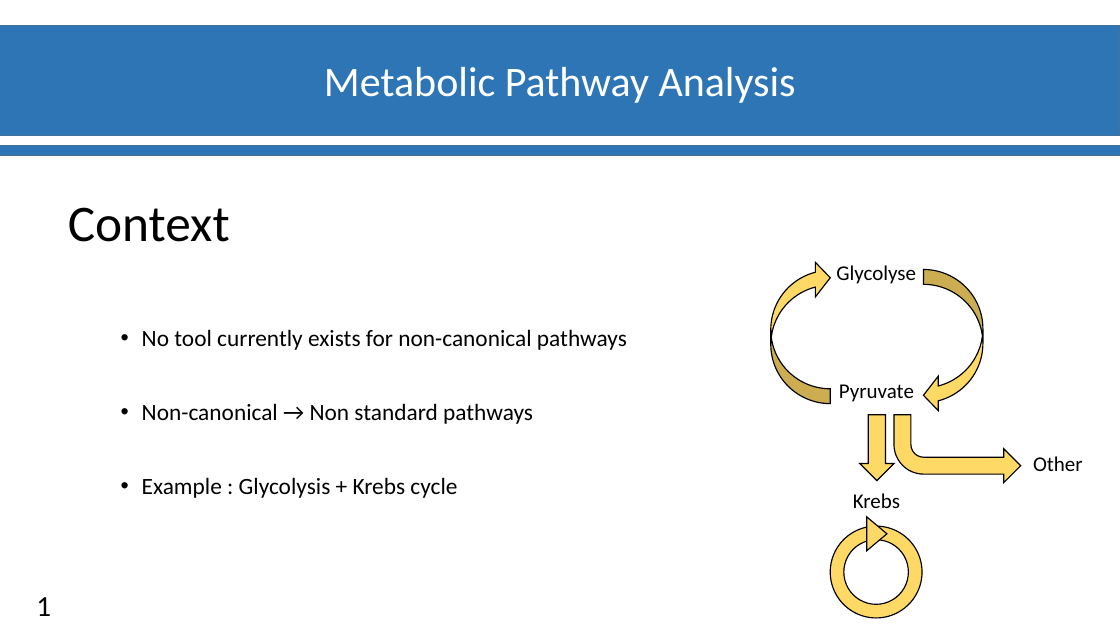
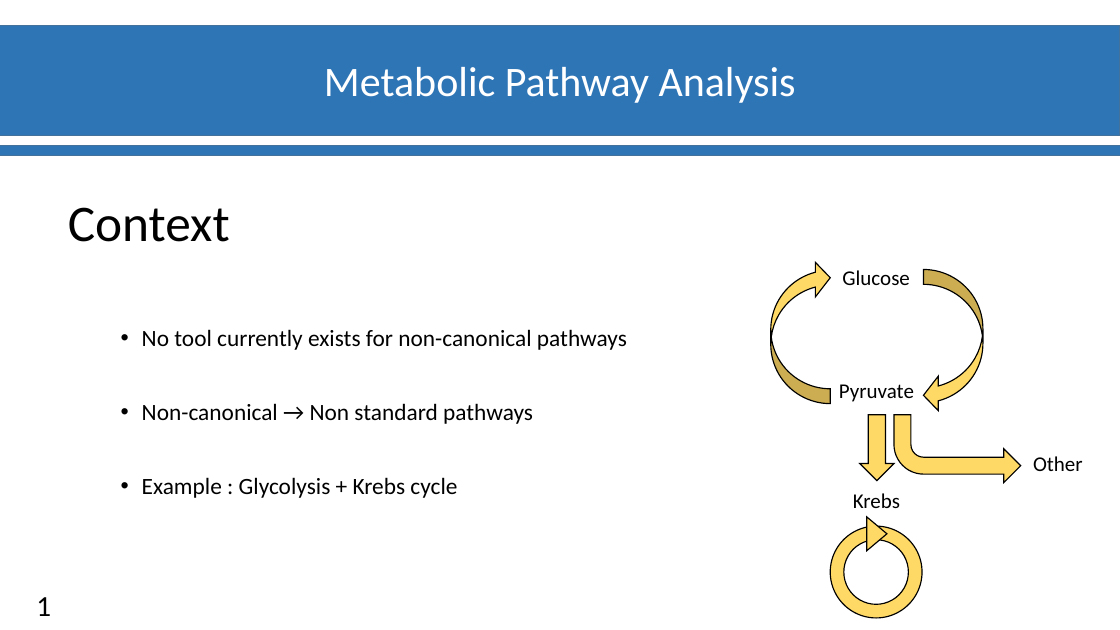
Before and after one commit to Ylefol/projet-INSERM_V5, a slide deck: slide 2 of Slides/Diapos_Suivit_projet.pptx. Drawn at 1120x630 pixels with LibreOffice and Linux fonts; fonts in the diff are those of the drawing; background and template pictures are left out. Boxes give left, top, right and bottom in pixels: in the first picture for what was removed or moved away, otherwise in the second. Text is boxed around its words. In the diff, an @@ line names an element or a change of style, - is before the commit and + after.

```diff
--- a/Slides/Diapos_Suivit_projet.pptx
+++ b/Slides/Diapos_Suivit_projet.pptx
@@ text at bbox=[842, 270, 909, 285]: text changed @@
-Glycolyse
+Glucose
```
Also in this commit, not shown: 2 other slides changed.
